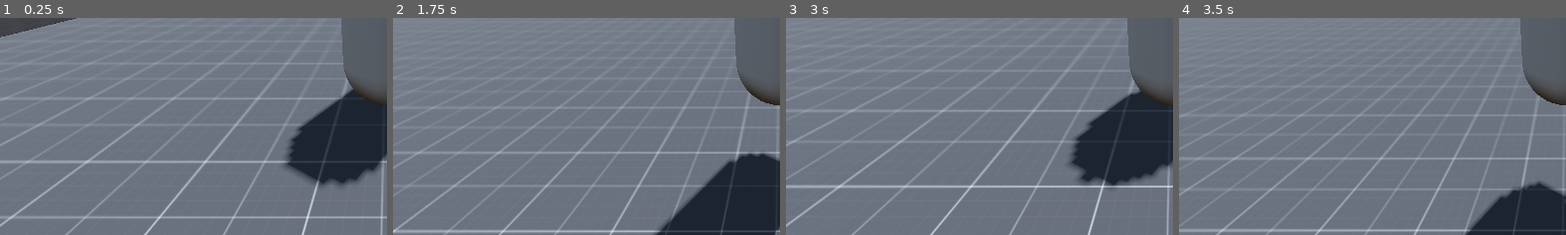
Above: before the commit, frames 1-4 (left to right).
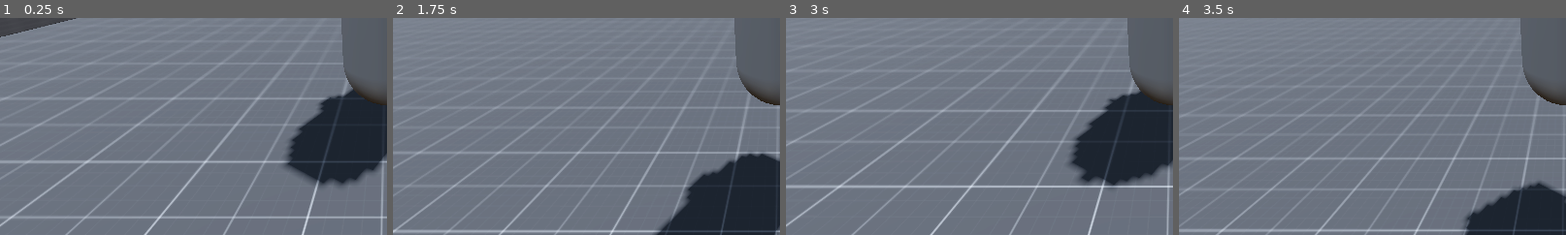
Above: after the commit, the same moments.

Repository: Zokerus/3D-ARPG
Game: Godot game, scene res://main.tscn
Two runs of this game, one before a commit and one after it. Both use one fixed random seed, a clock stepped at 60 frames per second and the inputs below.
Inputs:
- Up to frame 1 (0.25 s): no input
- Up to frame 2 (1.75 s): tap Enter (ui_accept) at 0.5, 0.77, 1.52 s; hold Up (ui_up) from 0.53 s (still down)
- Up to frame 3 (3 s): keep holding Up (ui_up)
- Up to frame 4 (3.5 s): keep holding Up (ui_up); tap Enter (ui_accept) at 3.02 s
The pictures show only the part of the screen within x 0-50%, y 50-100%; the shares and areas given below are measured in that part.

The runs differ from the first frame. In frame 1, 0.2% of the frame differs, in the area x 82-89%, y 35-43%; in frame 2, 0.5%, in the area x 75-84%, y 70-85%; in frame 3, 0.2%; in frame 4, 0.4%.

Commit message:
rename collision layer and add player eyes

Diff:
--- a/Character/Camera/camera_controller.tscn
+++ b/Character/Camera/camera_controller.tscn
@@ -7,6 +7,7 @@
 
 [node name="SpringArm3D" type="SpringArm3D" parent="."]
 transform = Transform3D(1, 0, 0, 0, 1, 0, 0, 0, 1, 0, 1.8, 0)
+collision_mask = 271
 spring_length = 3.0
 
 [node name="Camera3D" type="Camera3D" parent="SpringArm3D"]
--- a/Character/Player/player.tscn
+++ b/Character/Player/player.tscn
@@ -1,18 +1,36 @@
-[gd_scene load_steps=4 format=3 uid="uid://c46pif3pj157j"]
+[gd_scene load_steps=6 format=3 uid="uid://c46pif3pj157j"]
 
 [ext_resource type="Script" path="res://Character/Player/player.gd" id="1_fcdl3"]
 
 [sub_resource type="CapsuleMesh" id="CapsuleMesh_00scr"]
 
+[sub_resource type="StandardMaterial3D" id="StandardMaterial3D_tufgf"]
+albedo_color = Color(0.12, 0.12, 0.12, 1)
+
+[sub_resource type="SphereMesh" id="SphereMesh_kqnqt"]
+material = SubResource("StandardMaterial3D_tufgf")
+radius = 0.2
+height = 0.4
+
 [sub_resource type="CapsuleShape3D" id="CapsuleShape3D_6jswt"]
 
 [node name="Player" type="CharacterBody3D"]
+collision_layer = 4
+collision_mask = 271
 script = ExtResource("1_fcdl3")
 
 [node name="MeshInstance3D" type="MeshInstance3D" parent="."]
 transform = Transform3D(1, 0, 0, 0, 1, 0, 0, 0, 1, 0, 1, 0)
 mesh = SubResource("CapsuleMesh_00scr")
 
+[node name="MeshInstance3D" type="MeshInstance3D" parent="MeshInstance3D"]
+transform = Transform3D(1, 0, 0, 0, 1, 0, 0, 0, 1, 0.2, 0.4, -0.5)
+mesh = SubResource("SphereMesh_kqnqt")
+
+[node name="MeshInstance3D2" type="MeshInstance3D" parent="MeshInstance3D"]
+transform = Transform3D(1, 0, 0, 0, 1, 0, 0, 0, 1, -0.2, 0.4, -0.5)
+mesh = SubResource("SphereMesh_kqnqt")
+
 [node name="CollisionShape3D" type="CollisionShape3D" parent="."]
 transform = Transform3D(1, 0, 0, 0, 1, 0, 0, 0, 1, 0, 1, 0)
 shape = SubResource("CapsuleShape3D_6jswt")
--- a/World/Test/test_world.tscn
+++ b/World/Test/test_world.tscn
@@ -81,21 +81,25 @@
 [node name="Plattform" type="CSGBox3D" parent="."]
 transform = Transform3D(-2.18557e-07, 0, 1, 0, 1, 0, -1, 0, -2.18557e-07, 0, 1, 0)
 material_override = SubResource("StandardMaterial3D_2unff")
+use_collision = true
 size = Vector3(10, 2, 10)
 
 [node name="Plattform2" type="CSGBox3D" parent="."]
 transform = Transform3D(-2.18557e-07, 0, 1, 0, 1, 0, -1, 0, -2.18557e-07, -4, 1, -5.75)
 material_override = SubResource("StandardMaterial3D_ad05l")
+use_collision = true
 size = Vector3(1.5, 2, 2)
 
 [node name="Rampe" type="CSGPolygon3D" parent="."]
 transform = Transform3D(1, 0, 0, 0, 1, 0, 0, 0, 1, 0, 0, -5)
 material_override = SubResource("StandardMaterial3D_ce1ro")
+use_collision = true
 polygon = PackedVector2Array(-1, 0, -1, 1, 1, 0, 1, 0)
 depth = 1.5
 
 [node name="Rampe2" type="CSGPolygon3D" parent="."]
 transform = Transform3D(1, 0, 0, 0, 1, 0, 0, 0, 1, -2, 1, -5)
 material_override = SubResource("StandardMaterial3D_ce1ro")
+use_collision = true
 polygon = PackedVector2Array(-1, 0, -1, 1, 1, 0, 1, 0)
 depth = 1.5
--- a/project.godot
+++ b/project.godot
@@ -14,3 +14,11 @@
 run/main_scene="res://main.tscn"
 config/features=PackedStringArray("4.3", "Forward Plus")
 config/icon="res://icon.svg"
+
+[layer_names]
+
+3d_physics/layer_1="Terrain"
+3d_physics/layer_2="Objects"
+3d_physics/layer_3="Player"
+3d_physics/layer_4="NPC"
+3d_physics/layer_9="LockOn"
